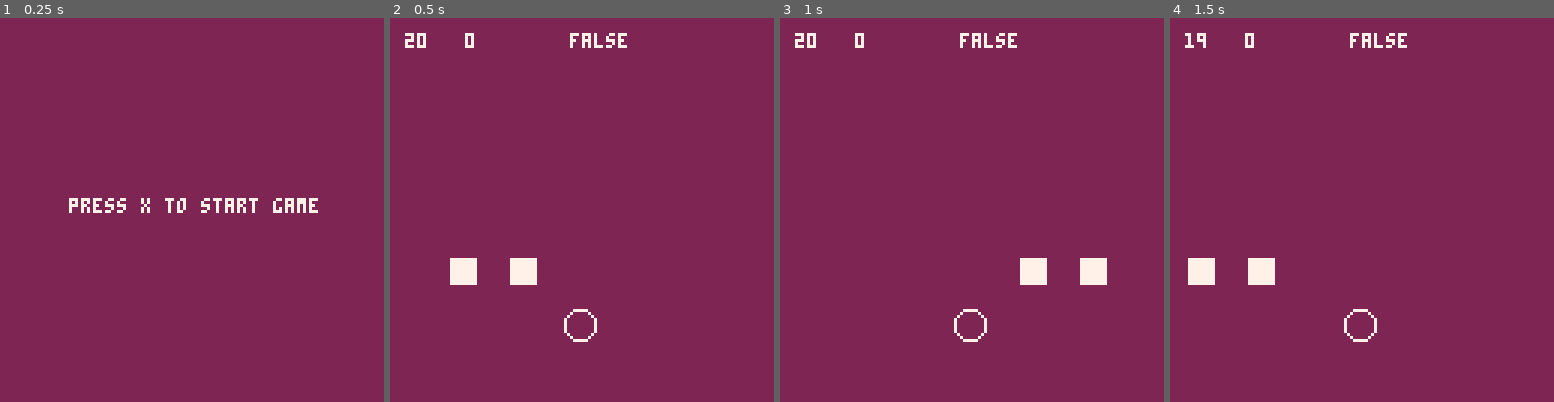
Above: before the commit, frames 1-4 (left to right).
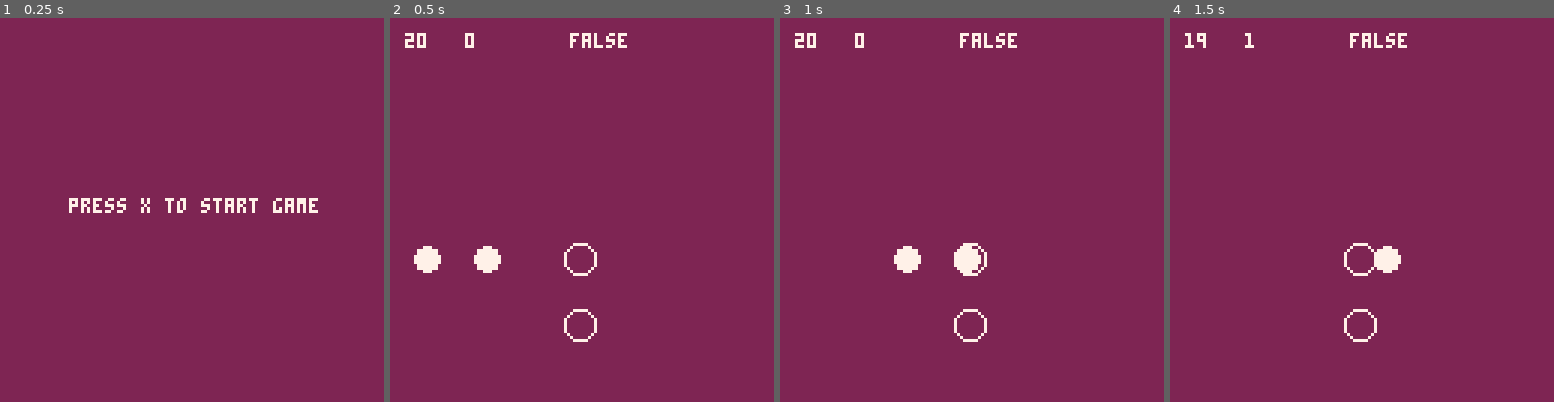
Above: after the commit, the same moments.

Repository: Dropboy/musical_fruit
Game: PICO-8 cartridge musical_fruit.p8
Two runs of this game, one before a commit and one after it. Both use one fixed random seed, a clock stepped at 60 frames per second and the inputs below.
Inputs:
- Up to frame 1 (0.25 s): no input
- Up to frame 2 (0.5 s): tap X (X key) at 0.33 s
- Up to frame 3 (1 s): no input
- Up to frame 4 (1.5 s): tap X (X key) at 1.07 s

Frame 1 is identical in both runs. In frame 2, 1.9% of the frame differs, in the area x 6-54%, y 58-70%; in frame 3, 1.9%; in frame 4, 1.6%.

Commit message:
Various animatino updates
Changed beats to filled circles

Changed beat 'activation' area to be a range and change colour values when pressed outside of it

Not working 100% properly will need to adjust the range and which beats can be affected by this

Diff:
--- a/musical_fruit.p8
+++ b/musical_fruit.p8
@@ -14,9 +14,10 @@
  beat={}
  beat.h = 8
  beat.w = 8
+ beat.r = 4
  beat.x = -12
  beat.y = 80
- beat.dx = 2
+ beat.dx = 1
  beat.dy = 15
  beat.alive = true
  beat.gap = 0
@@ -67,6 +68,7 @@
   btnprs()
  elseif mode == "gameover" then
   if btnp(❎) then
+   _init()
    mode = "start"
    timer = 21
    actual_time = 1200
@@ -113,18 +115,20 @@
  -- draw beats
  for i=1,#beat_x do
   if beat_v[i] == true then
-   rectfill(beat_x[i],beat_y[i],beat_x[i]+beat.w,beat_y[i]+beat.h,beat_c[1])
+   circfill(beat_x[i],beat_y[i],beat.r,beat_c[1])
    if beat_x[i] > 128 then
     beat_x[i] = -4
    end
-   if beat_x[i] == 65 and buttpress == true then
+   if beat_x[i] >= 60 and beat_x[i] <= 70 and btn(❎) then
     beat_v[i] = false
+    beat_c[i] = 8
     score += 1
    end
   end
   beat_x[i] += beat.dx
  end
  circ(63,102,5,7)
+ circ(63,80,5,7)
  print(flr(timer),5,5,7)
  print(score,25,5,7)
  print(buttpress,60,5,7)
